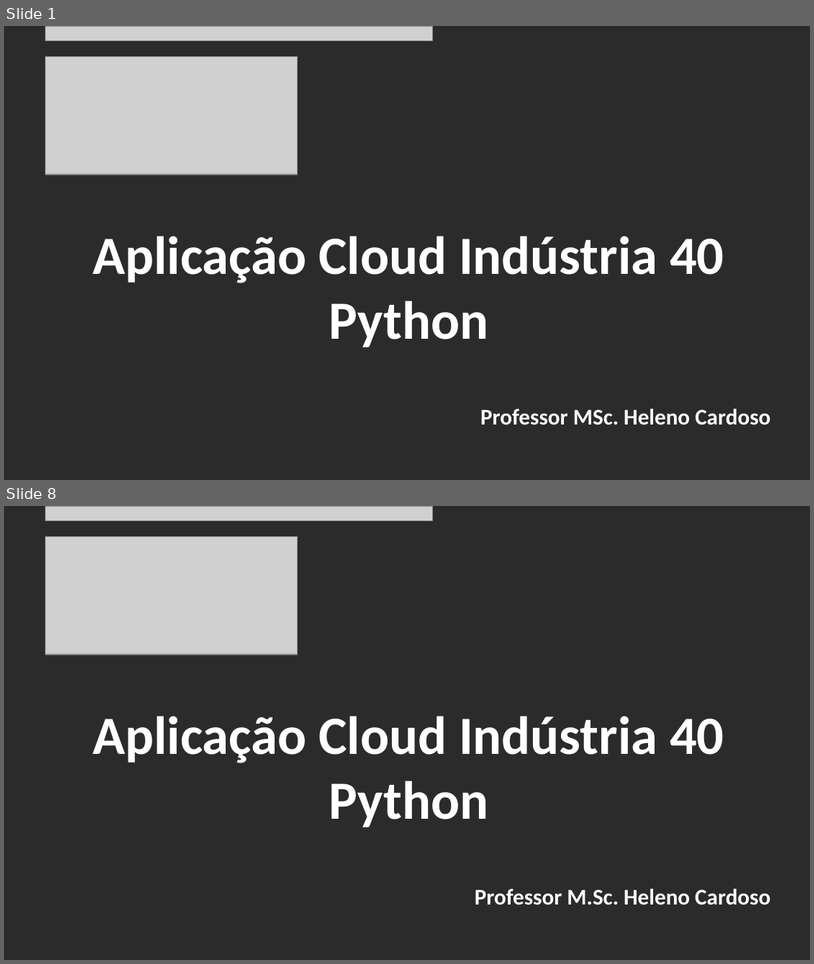
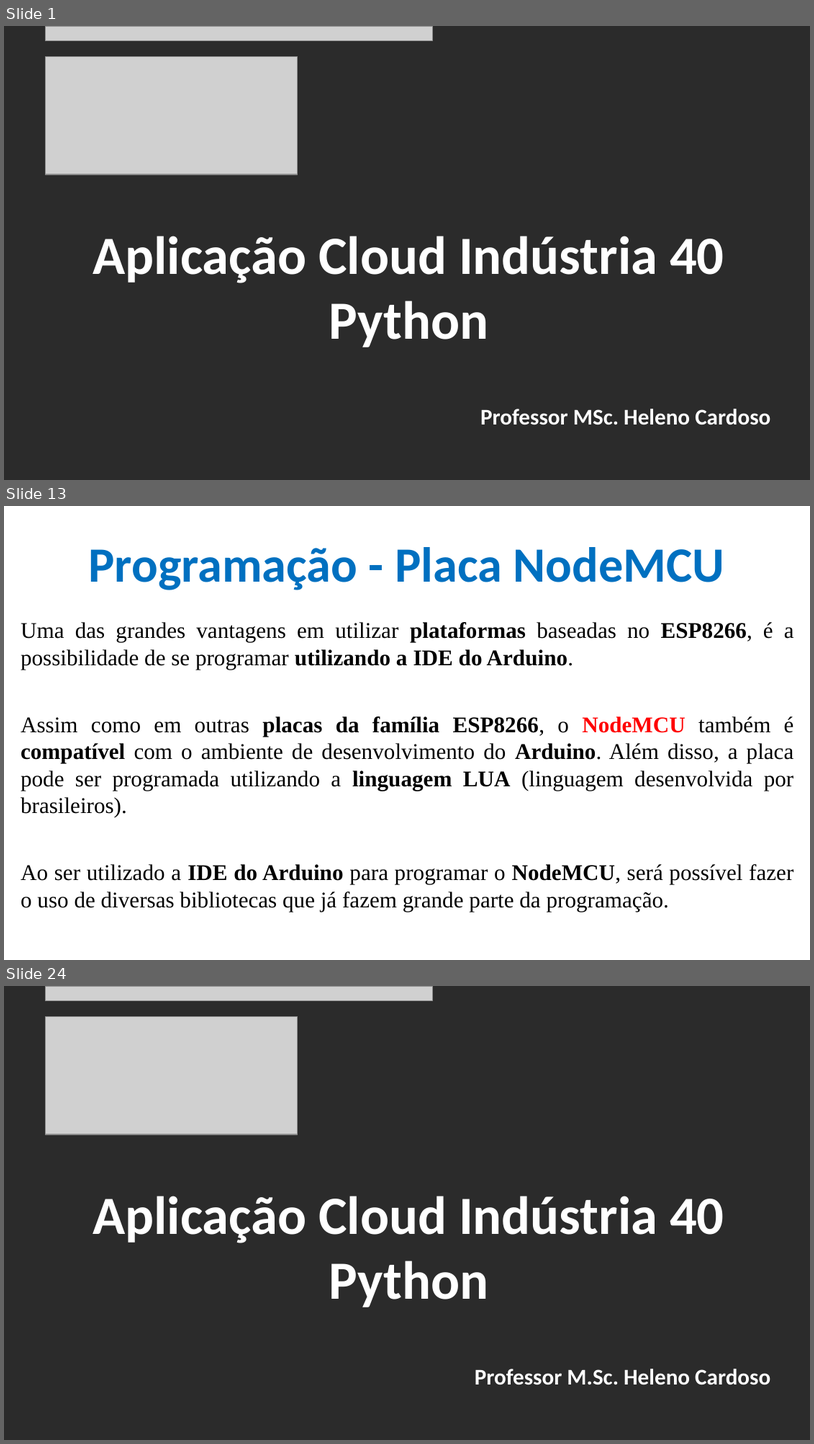
Before and after one commit to CloudEducationBrazil/WydenArea1AplicacaoCloudIndustria40Python, a slide deck: 01 Classes/Aula 05 - Aplicação Cloud Indústria 40 Python IoT Plataforma Nodemcu.pptx. Shown one above the other, each under a label of ours: slides 1 and 8 before the commit, slides 1, 13 and 24 after it; the slides between them are not shown. The pictures are 814x964 and 814x1444 pixels, drawn with LibreOffice and Linux fonts; fonts in the diff are those of the drawing; grey boxes stand for pictures; background and template pictures are left out; a plain dark background stands for a picture behind light text. Boxes give left, top, right and bottom in pixels: in the first picture for what was removed or moved away, otherwise in the second. Text is boxed around its words. In the diff, an @@ line names an element or a change of style, - is before the commit and + after.

```diff
--- a/01 Classes/Aula 05 - Aplicação Cloud Indústria 40 Python IoT Plataforma Nodemcu.pptx
+++ b/01 Classes/Aula 05 - Aplicação Cloud Indústria 40 Python IoT Plataforma Nodemcu.pptx
@@ slide 13 added at bbox=[4, 506, 810, 960], background picture (left out) @@
@@ title added at bbox=[88, 547, 725, 590], 44 pt, text #0070C0, bold @@
+Programação - Placa NodeMCU
@@ text added at bbox=[21, 622, 795, 911], 20 pt, text #000000 @@
+Uma das grandes vantagens em utilizar plataformas baseadas no ESP8266, é a possibilidade de se programar utilizando a IDE do Arduino.
+Assim como em outras placas da família ESP8266, o NodeMCU também é compatível com o ambiente de desenvolvimento do Arduino. Além disso, a placa pode ser programada utilizando a linguagem LUA (linguagem desenvolvida por brasileiros).
+Ao ser utilizado a IDE do Arduino para programar o NodeMCU, será possível fazer o uso de diversas bibliotecas que já fazem grande parte da programação.
@@ what was slide 8 is now slide 24 @@
```
Also in this commit, not shown: 6 slides changed, 15 other slides added.
